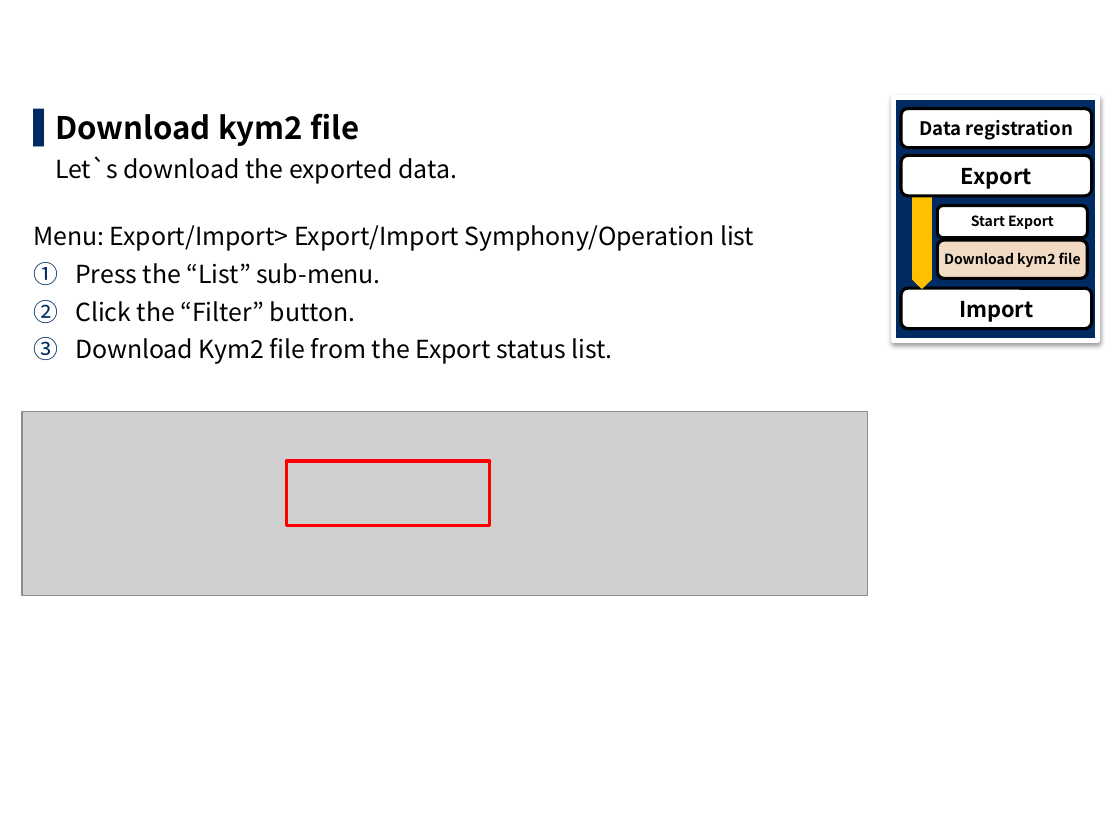
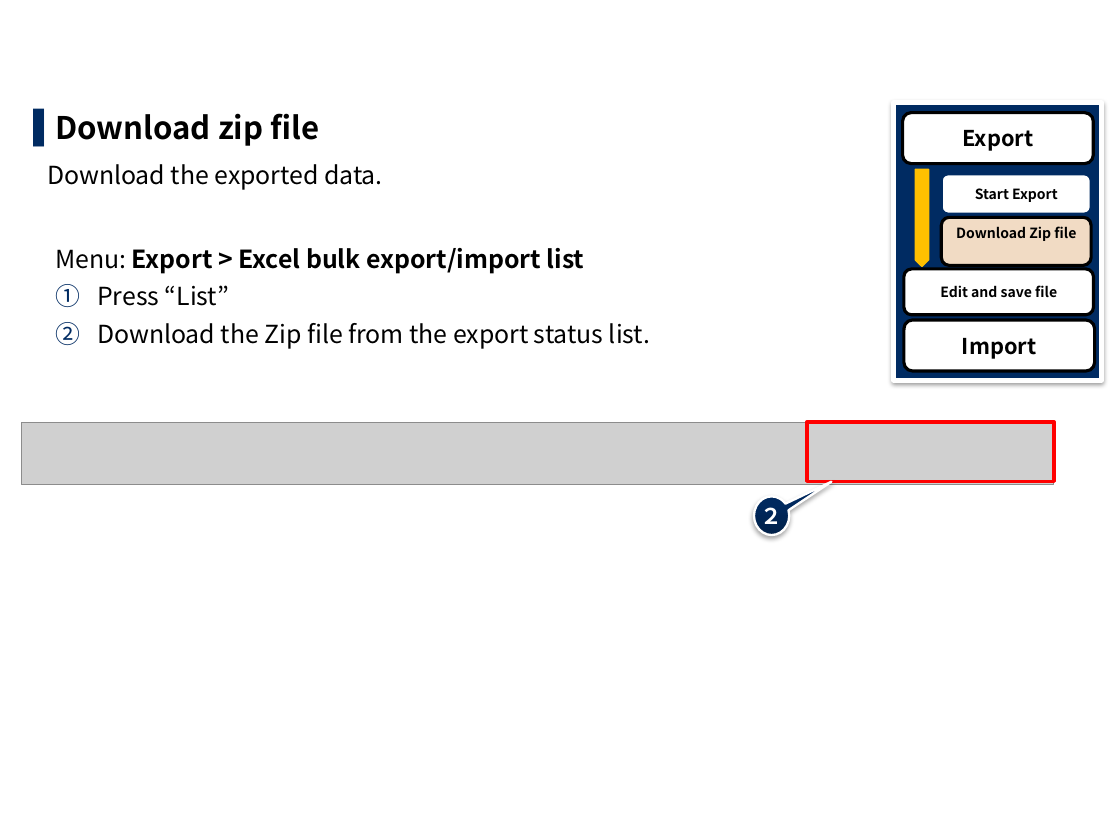
Before and after one commit to exastro-suite/it-automation-docs, a slide deck: slide 23 of asset/Learn/ITA-export-import_EN_practice.pptx (slide 32 before the commit). Drawn at 1120x840 pixels with LibreOffice and Linux fonts; fonts in the diff are those of the drawing; grey boxes stand for pictures; background and template pictures are left out. Boxes give left, top, right and bottom in pixels: in the first picture for what was removed or moved away, otherwise in the second. Text is boxed around its words. In the diff, an @@ line names an element or a change of style, - is before the commit and + after.

```diff
--- a/asset/Learn/ITA-export-import_EN_practice.pptx
+++ b/asset/Learn/ITA-export-import_EN_practice.pptx
@@ text at bbox=[47, 113, 650, 349]: text changed @@
-▌ Download kym2 file
-  Let`s download the exported data.
-Menu: Export/Import> Export/Import Symphony/Operation list
-1. Press the “List” sub-menu.
-2. Click the “Filter” button.
-3. Download Kym2 file from the Export status list.
+▌ Download zip file
+Download the exported data.
+Menu: Export > Excel bulk export/import list
+1. Press “List”
+2. Download the Zip file from the export status list.
@@ rectangle: place and size @@
-rectangle at bbox=[894, 97, 1098, 340]
+rectangle at bbox=[894, 103, 1102, 381]
@@ rounded rectangle removed at bbox=[902, 109, 1092, 148] @@
-Data registration
@@ rounded rectangle "Export": place and size @@
-rounded rectangle "Export" at bbox=[902, 156, 1092, 196]
+rounded rectangle "Export" at bbox=[903, 113, 1093, 164]
@@ pentagon arrow: place and size @@
-pentagon arrow at bbox=[913, 191, 931, 288]
+pentagon arrow at bbox=[916, 170, 929, 267]
@@ rounded rectangle "Start Export": place and size @@
-rounded rectangle "Start Export" at bbox=[937, 206, 1088, 239]
+rounded rectangle "Start Export" at bbox=[941, 174, 1091, 214]
@@ rounded rectangle "Start Export" at bbox=[941, 174, 1091, 214]: outline #000000 2 pt to #002B62 2 pt @@
@@ rounded rectangle "Download Zip file": place and size @@
-rounded rectangle "Download Zip file" at bbox=[937, 240, 1088, 278]
+rounded rectangle "Download Zip file" at bbox=[941, 217, 1091, 265]
@@ text in rounded rectangle at bbox=[956, 226, 1076, 241]: text changed @@
-Download kym2 file
+Download Zip file
@@ rounded rectangle added at bbox=[904, 269, 1093, 315], fill #FFFFFF, outline #000000 2 pt, 9 pt, text #000000, bold @@
+Edit and save file
@@ title at bbox=[55, 322, 80, 345]: text changed @@
-3.3 Export(2/2)
+3.3 Excel bulk export (2/2)
@@ rounded rectangle "Import": place and size @@
-rounded rectangle "Import" at bbox=[902, 288, 1092, 328]
+rounded rectangle "Import" at bbox=[904, 320, 1094, 371]
@@ picture removed at bbox=[22, 411, 868, 596] @@
@@ picture added at bbox=[21, 423, 1054, 485] @@
@@ rectangle: place and size @@
-rectangle at bbox=[287, 460, 489, 525]
+rectangle at bbox=[808, 422, 1055, 482]
@@ speech bubble added at bbox=[754, 496, 790, 535], fill gradient #002049 to #002A5F, outline #FFFFFF 1.5 pt, 14 pt, text #FFFFFF, bold @@
+２
```
Also in this commit, not shown: 15 other slides changed, 4 slides added, 9 slides removed, 30 other files.
